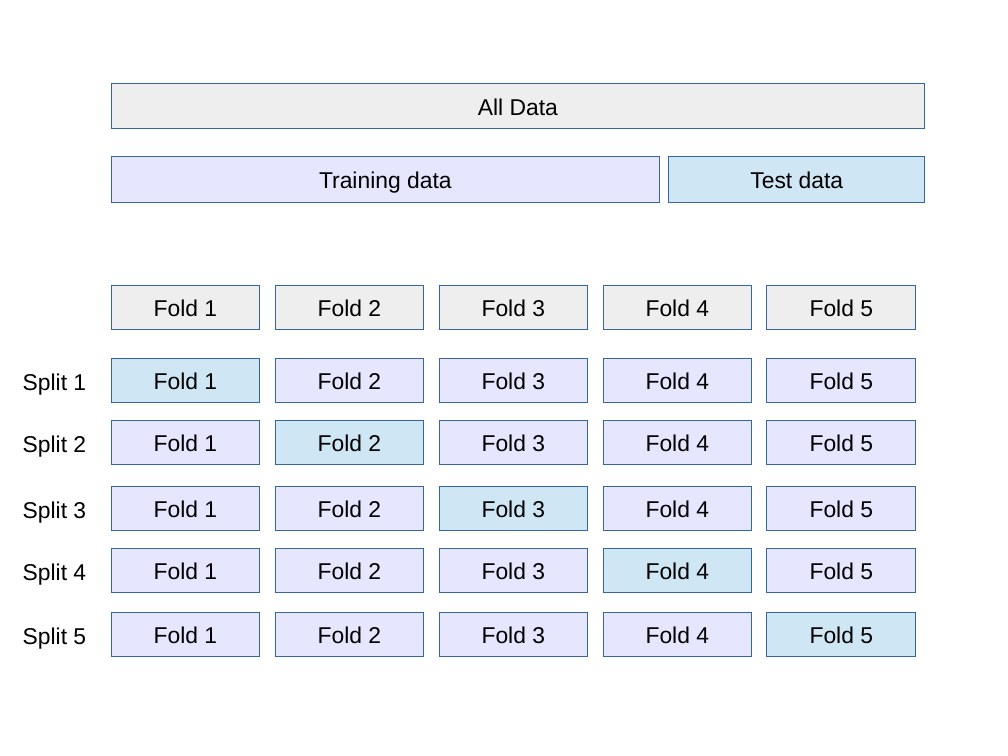
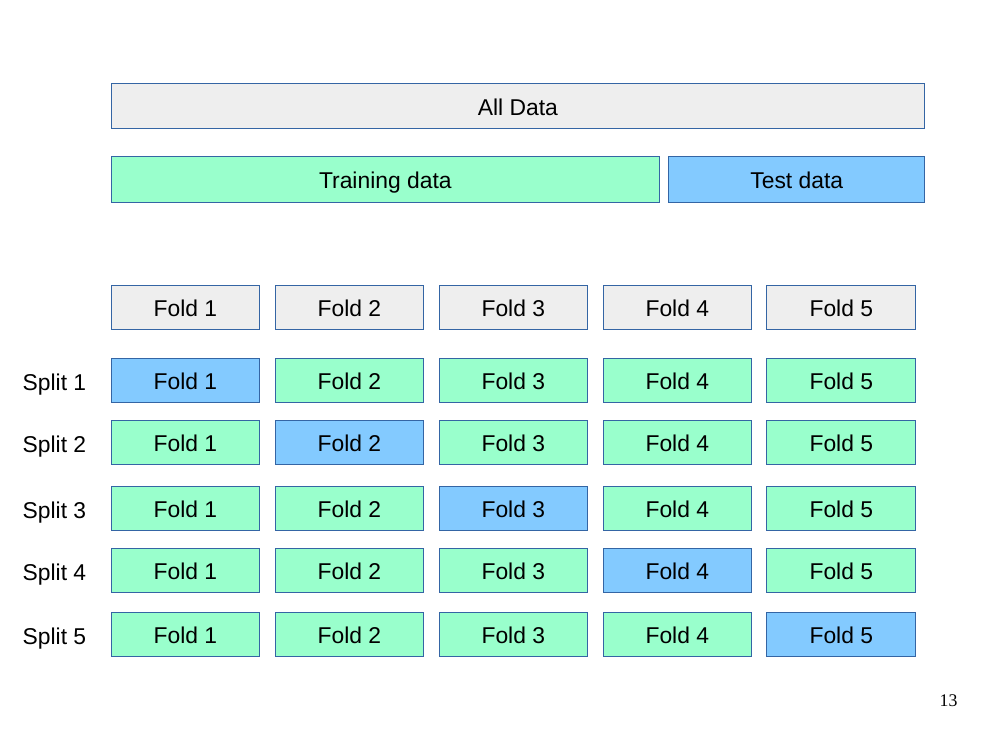
Before and after one commit to amueller/talks_odt, a slide deck: slide 13 of machine-learning-with-scikit-learn-CUNY-2015.odp (slide 10 before the commit). Drawn at 1008x756 pixels with LibreOffice and Linux fonts; fonts in the diff are those of the drawing. Boxes give left, top, right and bottom in pixels: in the first picture for what was removed or moved away, otherwise in the second. Text is boxed around its words. In the diff, an @@ line names an element or a change of style, - is before the commit and + after.

```diff
--- a/machine-learning-with-scikit-learn-CUNY-2015.odp
+++ b/machine-learning-with-scikit-learn-CUNY-2015.odp
@@ fill #E6E6FF to #99FFCC in 21 elements at box(111, 156, 659, 202), box(275, 359, 424, 402), box(439, 359, 588, 402), box(604, 359, 753, 402), box(767, 359, 917, 402), box(111, 421, 260, 465), box(439, 421, 588, 465), box(604, 421, 753, 465), box(767, 421, 917, 465), box(111, 487, 260, 531), box(275, 487, 424, 531), box(604, 487, 753, 531), box(767, 487, 917, 531), box(111, 549, 260, 593), box(275, 549, 424, 593), box(439, 549, 588, 593), box(767, 549, 917, 593), box(111, 613, 260, 657), box(275, 613, 424, 657), box(439, 613, 588, 657), box(604, 613, 753, 657) @@
@@ fill #CFE7F5 to #83CAFF in 6 elements at box(669, 156, 925, 202), box(111, 359, 260, 402), box(275, 421, 424, 465), box(439, 487, 588, 531), box(604, 549, 753, 593), box(767, 613, 917, 657) @@
@@ page number added at box(940, 694, 958, 706), 14 pt, text #000000 @@
+13
```
Also in this commit, not shown: 22 other slides changed, 6 slides added, 1 slide removed.
